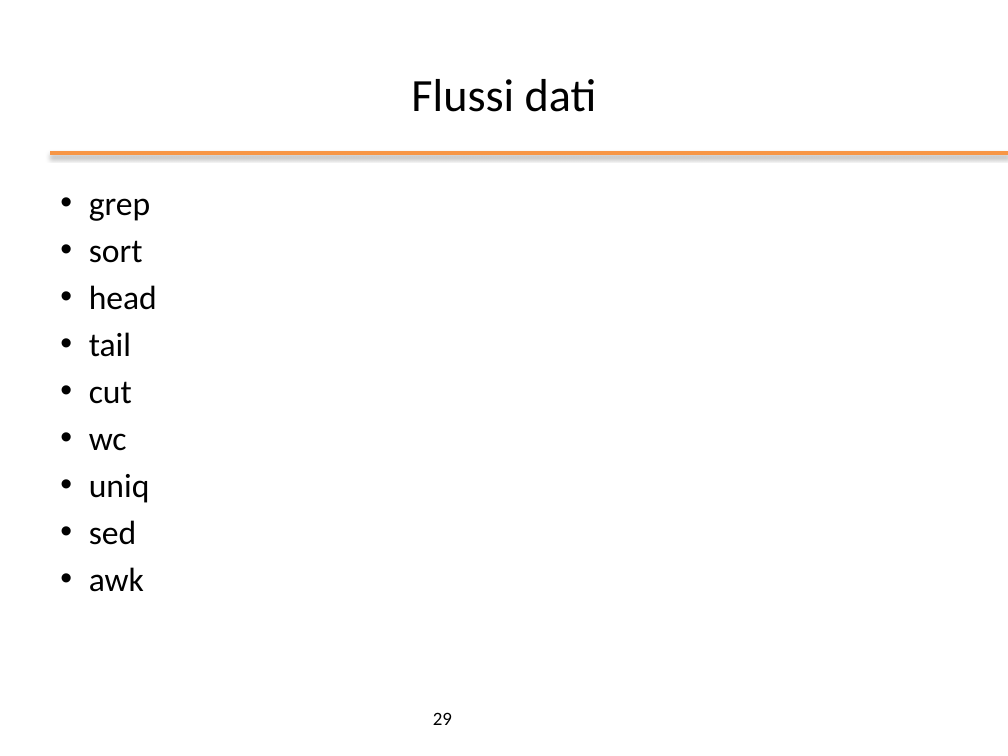
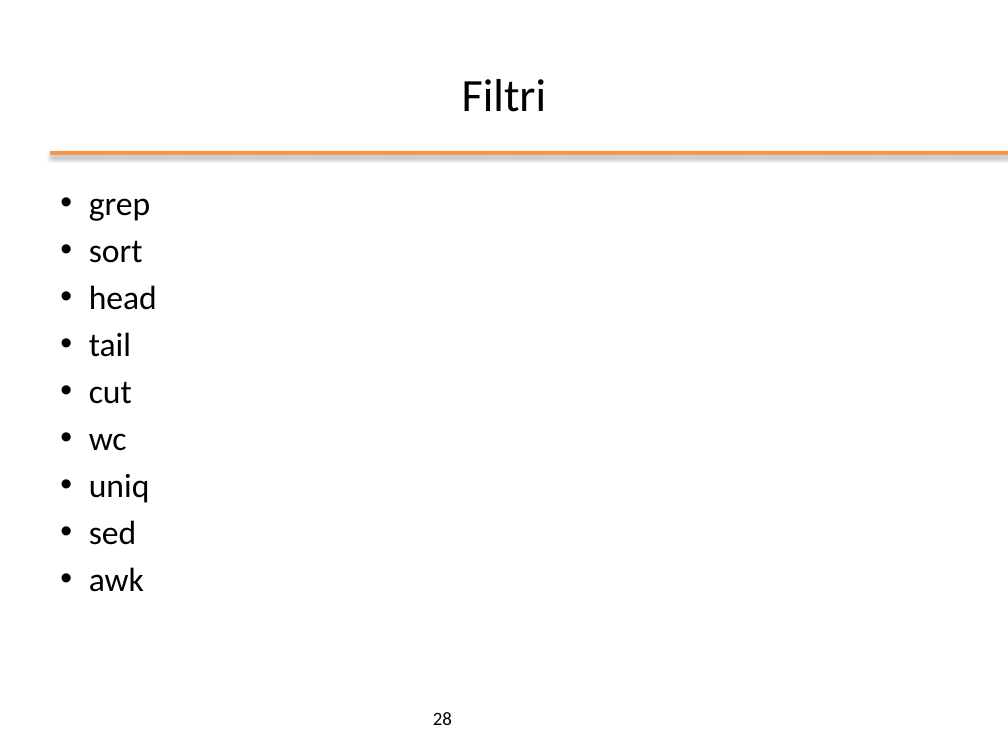
Before and after one commit to nbicocchi/operatingsystemsbsc, a slide deck: slide 28 of slides/ppt/03_Bash Scripting.pptx (slide 29 before the commit). Drawn at 1008x756 pixels with LibreOffice and Linux fonts; fonts in the diff are those of the drawing; background and template pictures are left out. Boxes give left, top, right and bottom in pixels: in the first picture for what was removed or moved away, otherwise in the second. Text is boxed around its words. In the diff, an @@ line names an element or a change of style, - is before the commit and + after.

```diff
--- a/slides/ppt/03_Bash Scripting.pptx
+++ b/slides/ppt/03_Bash Scripting.pptx
@@ title at box(462, 79, 546, 112): text changed @@
-Flussi dati
+Filtri
@@ page number at box(433, 712, 452, 725): text changed @@
-29
+28
```
Also in this commit, not shown: 2 other slides changed, 1 slide added, 1 slide removed, 2 other files.
